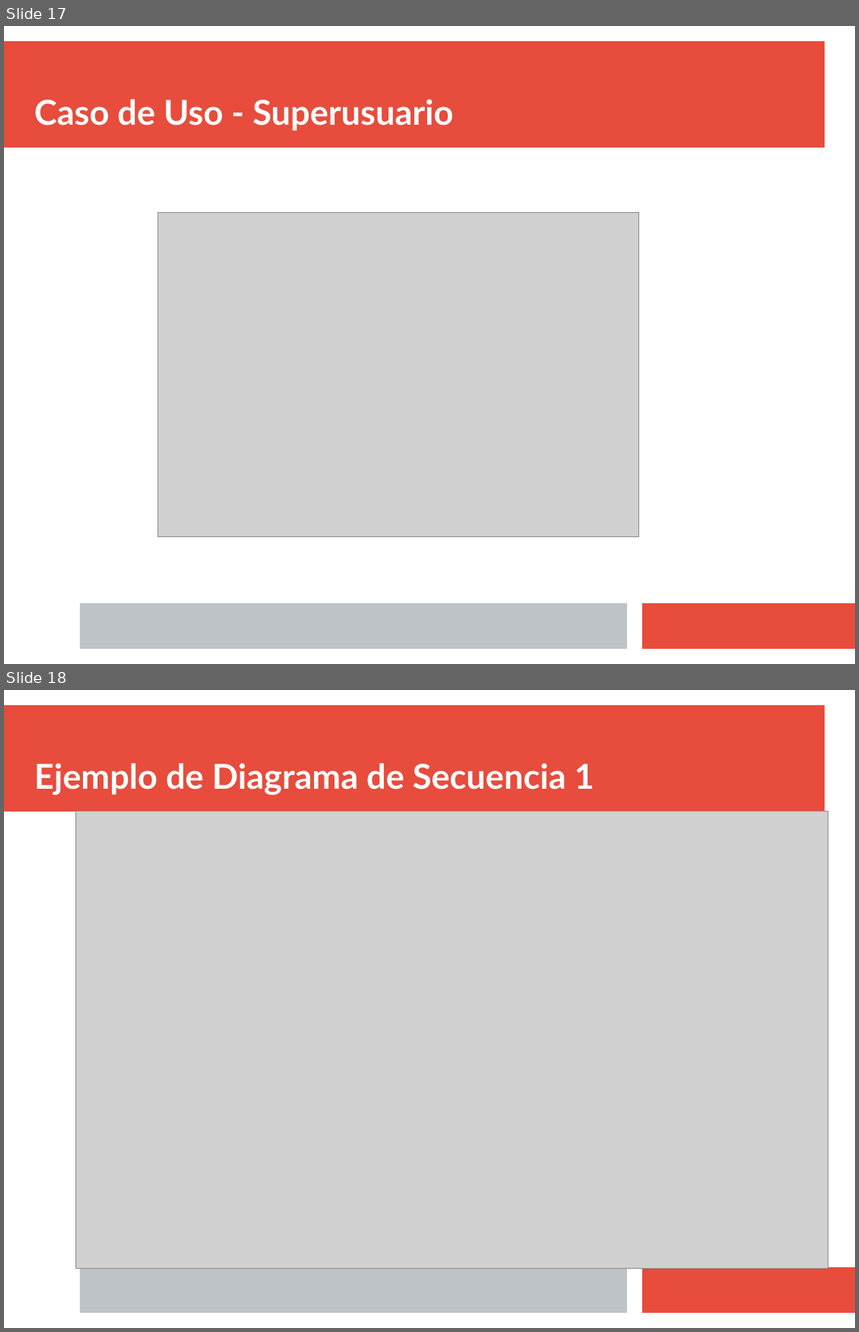
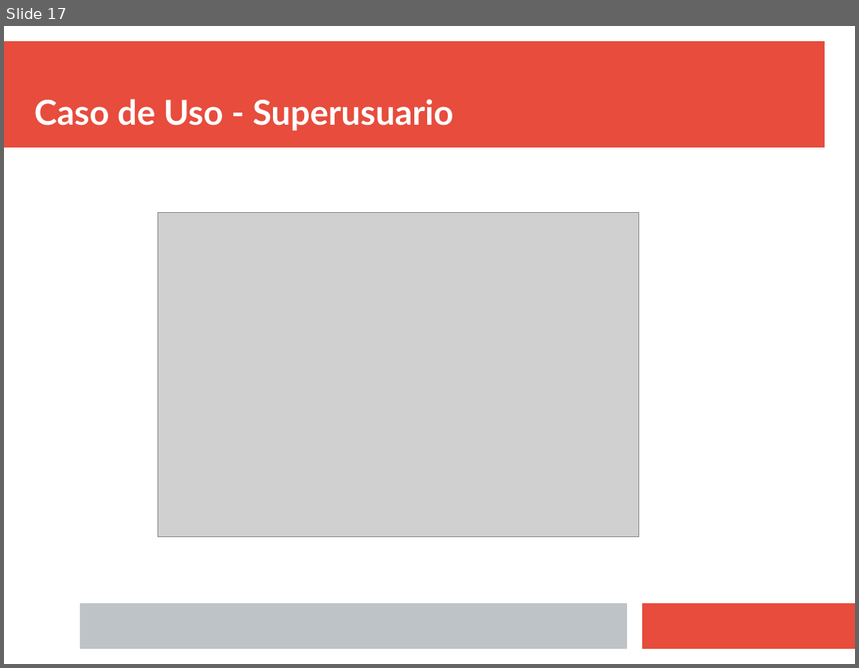
Before and after one commit to Juanba1998/APP-Restaurante, a slide deck: Material/Presentación/Presentacion Final (incompleta).pptx. Shown one above the other, each under a label of ours: slides 17 and 18 before the commit, slide 17 after it. The pictures are 859x1332 and 859x668 pixels, drawn with LibreOffice and Linux fonts; fonts in the diff are those of the drawing; grey boxes stand for pictures. Boxes give left, top, right and bottom in pixels: in the first picture for what was removed or moved away, otherwise in the second. Text is boxed around its words. In the diff, an @@ line names an element or a change of style, - is before the commit and + after.

```diff
--- a/Material/Presentación/Presentacion Final (incompleta).pptx
+++ b/Material/Presentación/Presentacion Final (incompleta).pptx
@@ slide 18 removed at bbox=[4, 690, 855, 1328], background #FFFFFF; not listed: 3 template elements that a slide beside it also shows @@
@@ text removed at bbox=[34, 763, 595, 795] @@
-Ejemplo de Diagrama de Secuencia 1
@@ picture removed at bbox=[76, 812, 829, 1269] @@
```
